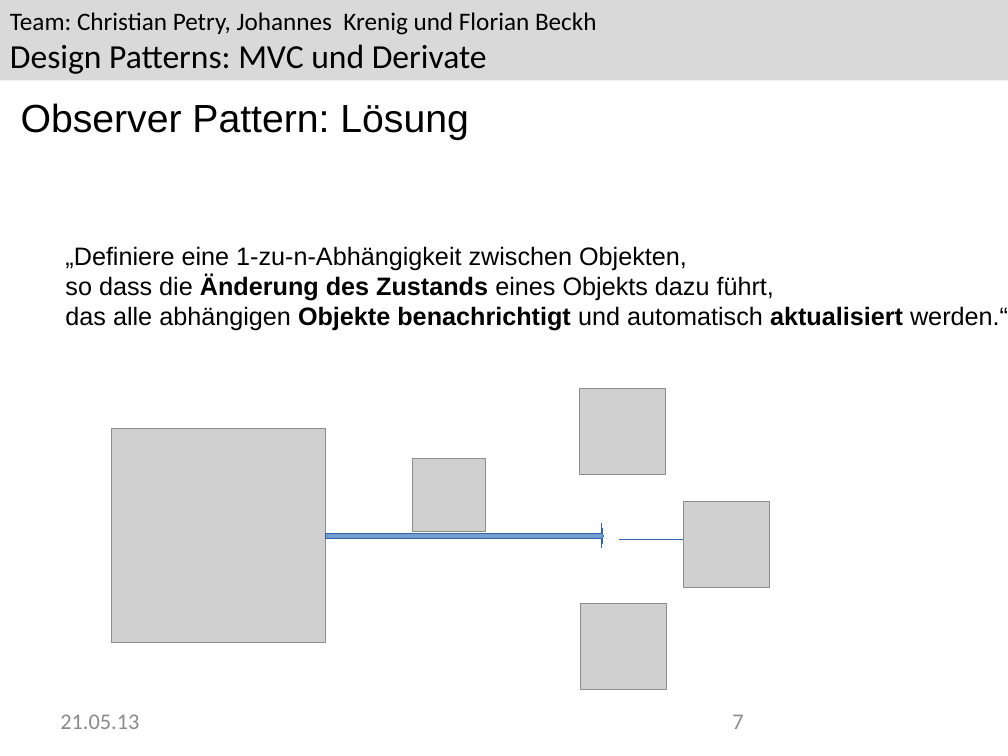
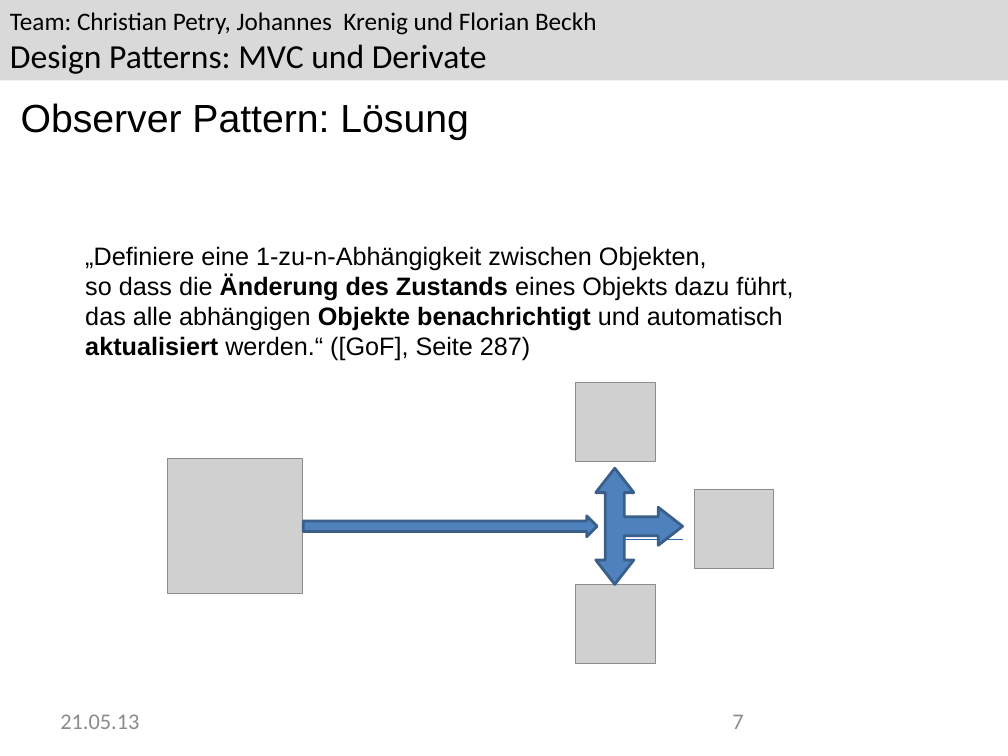
Before and after one commit to Greever/Design-Pattern-MVC, a slide deck: slide 7 of Dokumentation/Praesentation/Praesentation.pptx. Drawn at 1008x756 pixels with LibreOffice and Linux fonts; fonts in the diff are those of the drawing; grey boxes stand for pictures; background and template pictures are left out. Boxes give left, top, right and bottom in pixels: in the first picture for what was removed or moved away, otherwise in the second. Text is boxed around its words. In the diff, an @@ line names an element or a change of style, - is before the commit and + after.

```diff
--- a/Dokumentation/Praesentation/Praesentation.pptx
+++ b/Dokumentation/Praesentation/Praesentation.pptx
@@ text "„Definiere eine 1-zu-n-Abhängigkeit zwischen Objekten," rewrapped from box(65, 246, 903, 331) to box(85, 246, 793, 361) @@
@@ picture: place and size @@
-picture at box(580, 389, 665, 475)
+picture at box(576, 382, 655, 462)
@@ picture: place and size @@
-picture at box(111, 428, 326, 643)
+picture at box(168, 459, 303, 594)
@@ picture removed at box(412, 459, 485, 531) @@
@@ left right up arrow added at box(595, 468, 682, 584), fill #4F81BD, outline #3A5F8C 2 pt @@
@@ picture: place and size @@
-picture at box(683, 501, 769, 587)
+picture at box(695, 490, 774, 570)
@@ right arrow: place and size @@
-right arrow at box(326, 524, 604, 548)
+right arrow at box(303, 516, 598, 537)
@@ right arrow at box(303, 516, 598, 537): fill #729FCF to #4F81BD; outline #3465AF 0.75 pt to #3A5F8C 2 pt; proportions changed @@
@@ picture: place and size @@
-picture at box(581, 603, 666, 688)
+picture at box(576, 585, 655, 664)
```
Also in this commit, not shown: 4 other slides changed, 5 other files.
